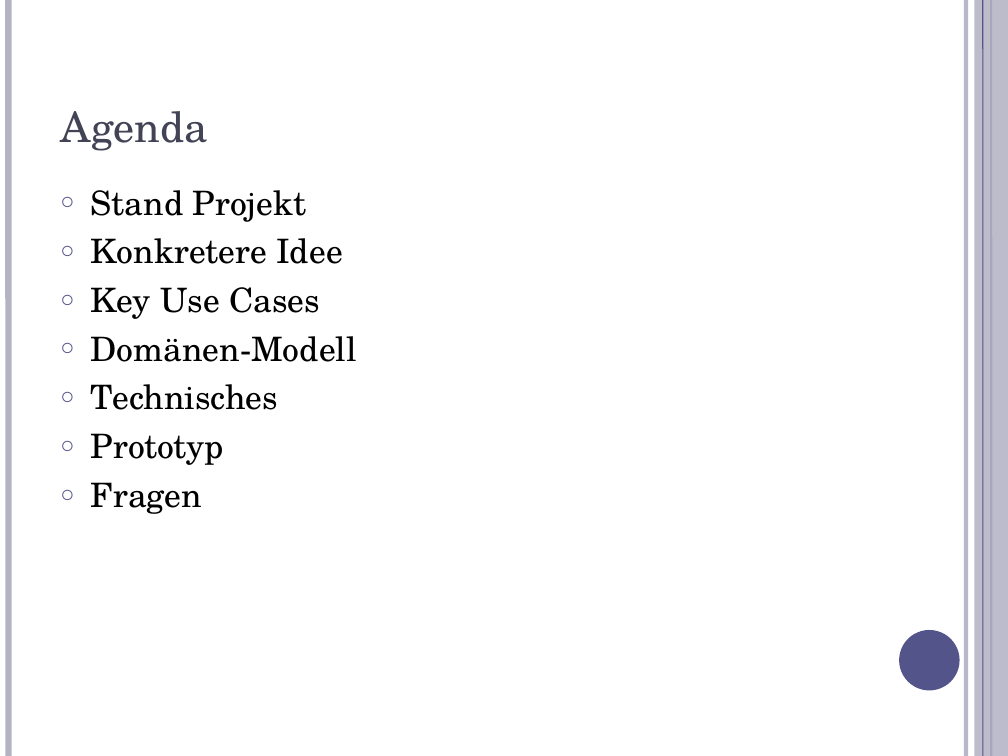
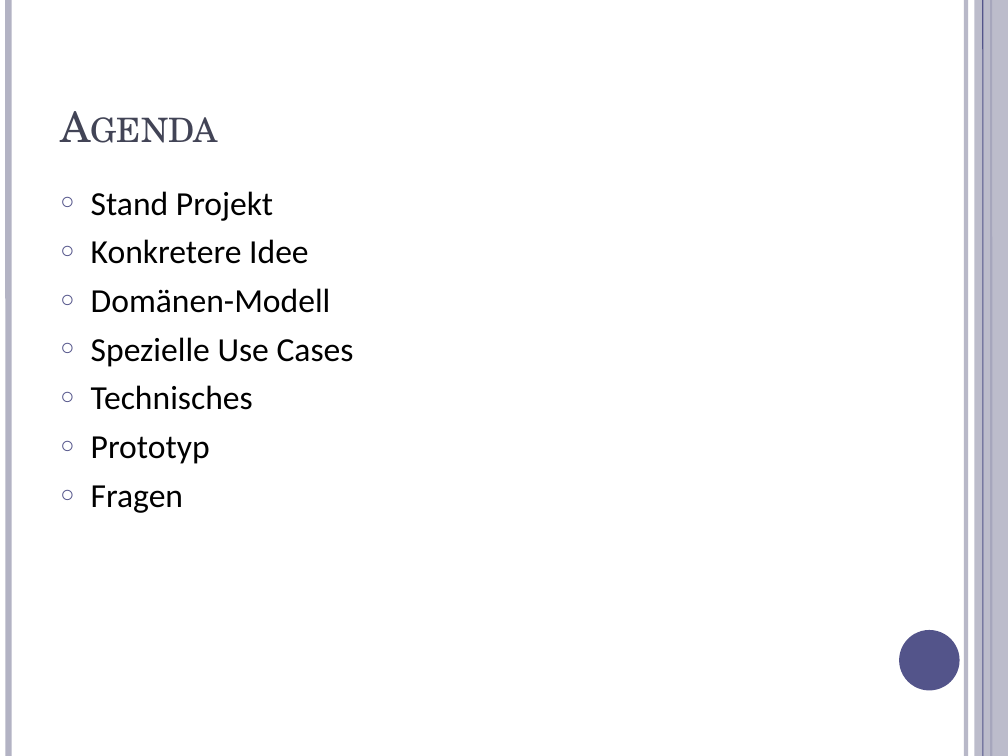
Before and after one commit to stoeffel/SEPS-GRP1, a slide deck: slide 2 of documentation/presentation/Analyse/presentation2.odp. Drawn at 1008x756 pixels with LibreOffice and Linux fonts; fonts in the diff are those of the drawing. Boxes give left, top, right and bottom in pixels: in the first picture for what was removed or moved away, otherwise in the second. Text is boxed around its words. In the diff, an @@ line names an element or a change of style, - is before the commit and + after.

```diff
--- a/documentation/presentation/Analyse/presentation2.odp
+++ b/documentation/presentation/Analyse/presentation2.odp
@@ title "Agenda" at [50, 30, 874, 156]: small capitals on @@
@@ text at [91, 191, 331, 513]: font TeX Gyre Schola to Calibri in "Stand Projekt", "Konkretere Idee", "Domänen-Modell", "Technisches" and 2 more places @@
@@ text at [91, 287, 320, 319]: paragraph removed @@
-○ Key Use Cases
@@ text at [91, 337, 354, 367]: paragraph added @@
+○ Spezielle Use Cases
```
Also in this commit, not shown: 3 other slides changed, 5 slides added, 1 other file.
